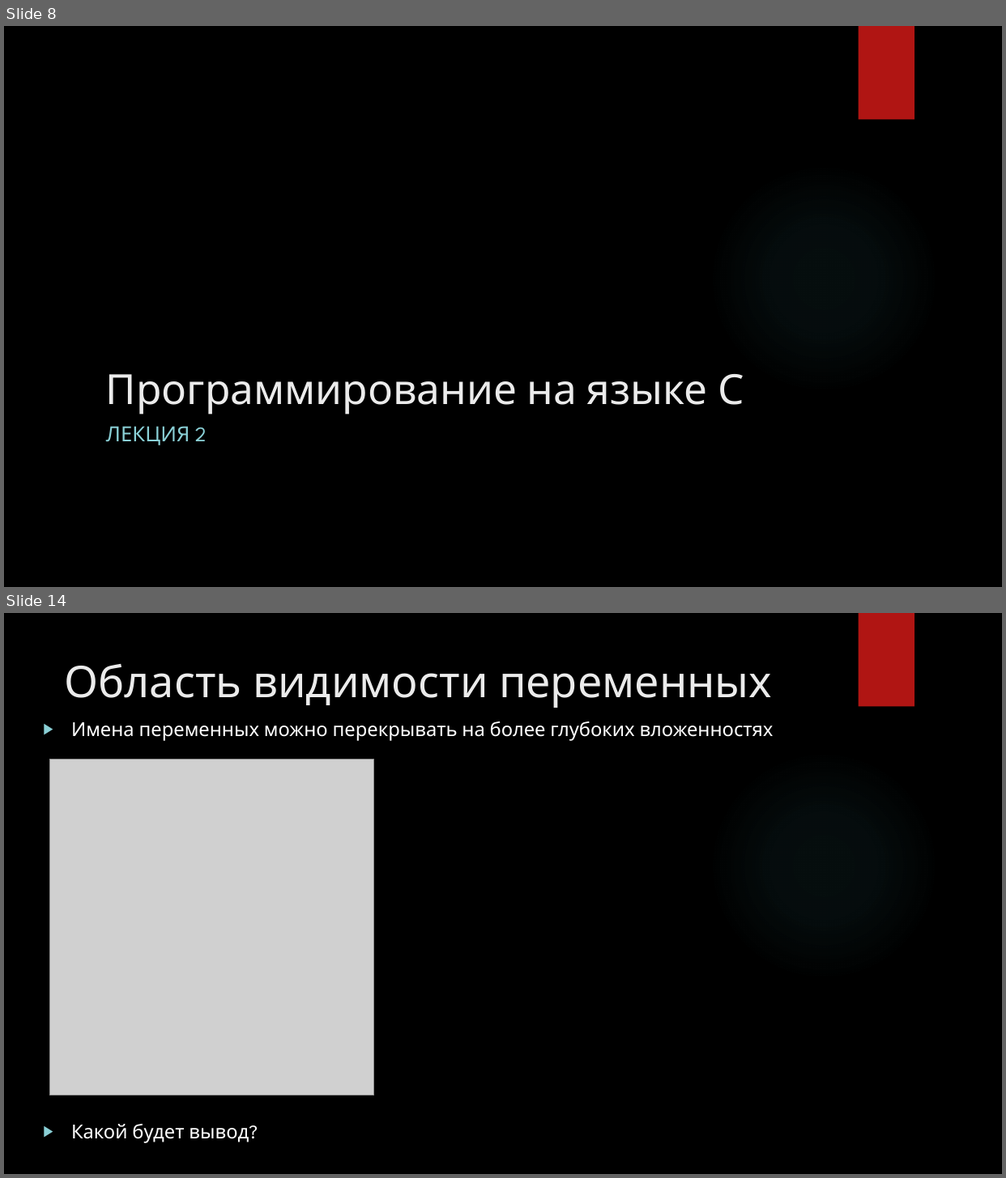
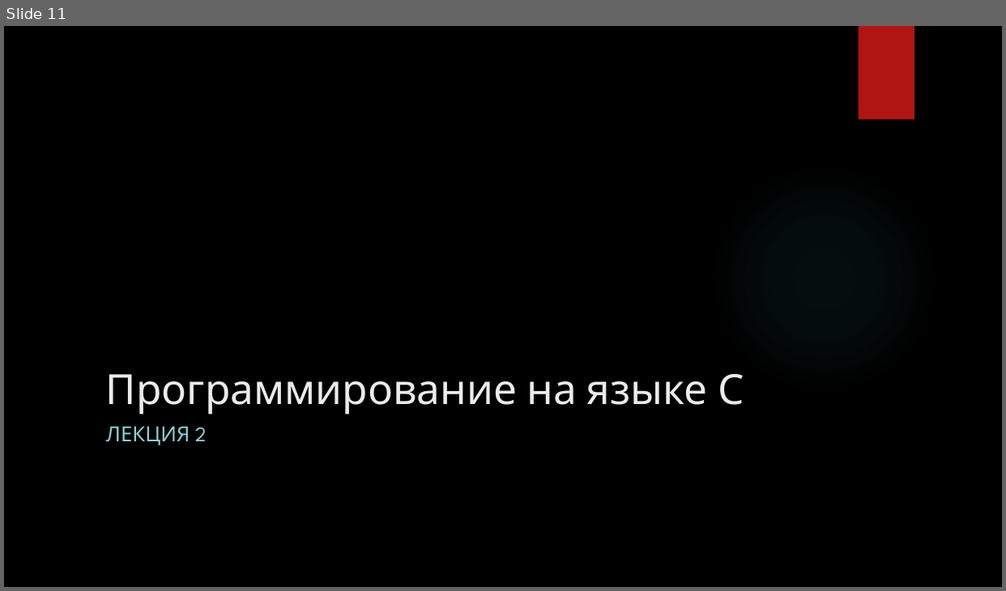
Before and after one commit to cansat-rsce/Organisation, a slide deck: лекции/Лекция2. Программирование на языке С (продолжение).pptx. Shown one above the other, each under a label of ours: slides 8 and 14 before the commit, slide 11 after it; the slides between them are not shown. The pictures are 1006x1178 and 1006x591 pixels, drawn with LibreOffice and Linux fonts; fonts in the diff are those of the drawing; grey boxes stand for pictures; background and template pictures are left out. Boxes give left, top, right and bottom in pixels: in the first picture for what was removed or moved away, otherwise in the second. Text is boxed around its words. In the diff, an @@ line names an element or a change of style, - is before the commit and + after.

```diff
--- a/лекции/Лекция2. Программирование на языке С (продолжение).pptx
+++ b/лекции/Лекция2. Программирование на языке С (продолжение).pptx
@@ slide 14 removed at [4, 613, 1002, 1174], background picture (left out); not listed: 2 template elements that a slide beside it also shows @@
@@ title removed at [65, 664, 772, 708] @@
-Область видимости переменных
@@ text removed at [71, 722, 774, 1144] @@
-▶ Имена переменных можно перекрывать на более глубоких вложенностях
-▶ Какой будет вывод?
@@ picture removed at [49, 760, 374, 1096] @@
@@ what was slide 8 is now slide 11 @@
```
Also in this commit, not shown: 7 slides changed, 13 slides added, 19 other slides removed, 2 other files.
